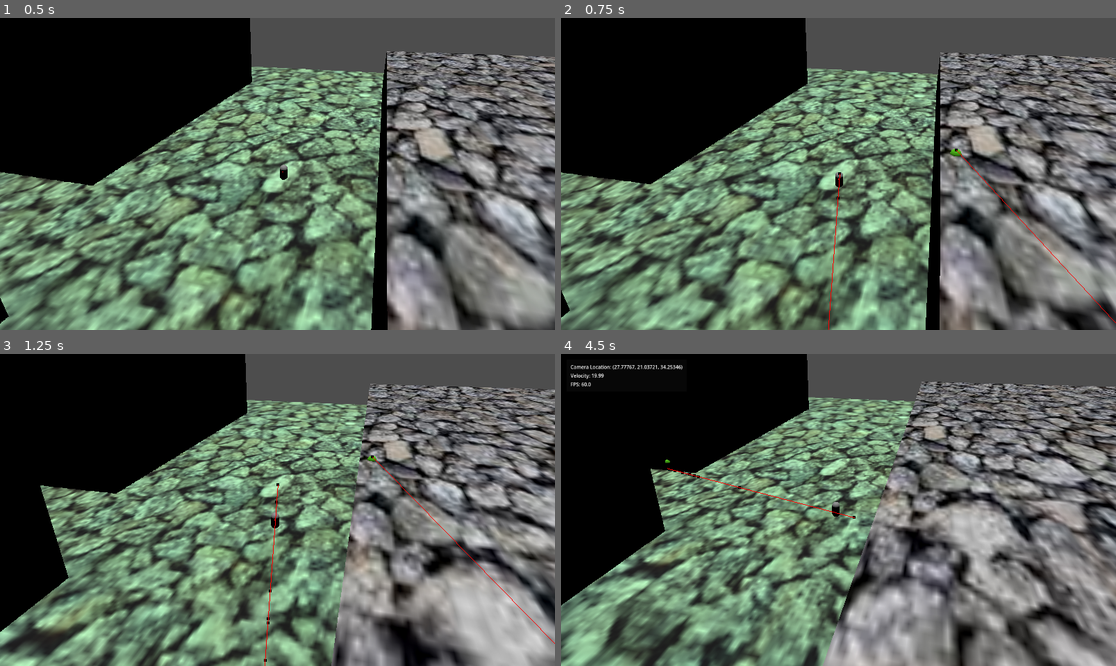
Above: before the commit, frames 1-4 (two rows, left to right).
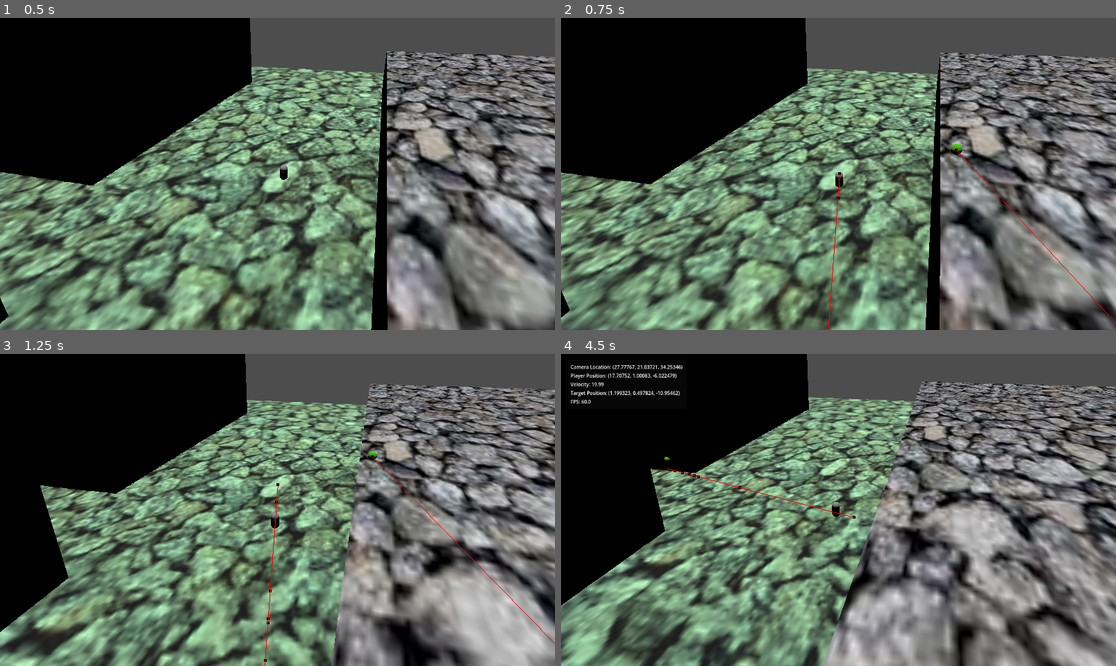
Above: after the commit, the same moments.

Repository: OLIWAPUNK/WSKAZEM
Game: Godot game, scene res://Scenes/World.tscn
The game is run twice, just before and just after one commit, with the same random seed, the same clock (stepped at 60 frames per second) and the same inputs.
Inputs (mouse positions are in pixels of both pictures, inside the frame that each line leads up to):
- Up to frame 1 (0.5 s): no input
- Up to frame 2 (0.75 s): move the mouse to (960, 158) at 0.52 s; click (960, 158) at 0.6 s
- Up to frame 3 (1.25 s): no input
- Up to frame 4 (4.5 s): move the mouse to (727, 525) at 1.27 s; click (727, 525) at 1.35 s; move the mouse to (894, 441) at 2.02 s; click (894, 441) at 2.1 s; move the mouse to (810, 572) at 2.77 s; click (810, 572) at 2.85 s; move the mouse to (1005, 556) at 3.52 s; click (1005, 556) at 3.6 s; tap F1 (debug) at 4.15 s; move the mouse to (672, 463) at 4.27 s; click (672, 463) at 4.35 s

Frame 1 is identical in both runs. In frame 2, less than 0.1% of the frame differs, in the area x 70-73%, y 40-45%; in frame 3, less than 0.1%; in frame 4, 0.5%, in the area x 1-22%, y 6-35%.

Commit message:
Don't accelerate player if not on floor, add debug props

Diff:
--- a/Scenes/World.tscn
+++ b/Scenes/World.tscn
@@ -156,7 +156,7 @@
 mesh = SubResource("SphereMesh_q2d71")
 
 [node name="NavigationAgent3D" type="NavigationAgent3D" parent="PlayerNode/PlayerBody" unique_id=1502227585]
-target_desired_distance = 0.1
+path_max_distance = 3.0
 debug_enabled = true
 
 [node name="DEBUGBITCH" type="MeshInstance3D" parent="." unique_id=784557216]
--- a/Scripts/debug_manager.gd
+++ b/Scripts/debug_manager.gd
@@ -42,3 +42,13 @@
 		prop.add_theme_font_size_override("font_size", 10)
 		props.append(id)
 		container.add_child(prop)
+
+
+func remove_debug_property(id: StringName):
+
+	if props.has(id):
+
+		var target = container.find_child(id, true, false) as Label
+		container.remove_child(target)
+		target.queue_free()
+		props.erase(id)
--- a/Scripts/player_movement.gd
+++ b/Scripts/player_movement.gd
@@ -7,7 +7,6 @@
 @export var ROTATION_SPEED := 10.0
 @export var MOVEMENT_SPEED: float = 20.0
 @export var GRAVITY_MULTIPLIER := 3.5
-@export_range(0.0, 1.0, 0.05) var AIR_CONTROL := 0.3
 
 @onready var target_rotation: Vector3 = player.rotation_degrees
 @onready var gravity: float = (ProjectSettings.get_setting("physics/3d/default_gravity")
@@ -15,7 +14,10 @@
 
 var direction: Vector3 = Vector3.ZERO
 
+
+
 func _ready() -> void:
+
 	assert(player, "Player node not found")
 	assert(navigationAgent, "NavigationAgent3D not found")
 
@@ -24,21 +26,30 @@
 
 func _physics_process(delta):
 
+	Global.debug.add_debug_property("Player Position", player.global_position, 1)
 	Global.debug.add_debug_property("Velocity", snapped(player.velocity.length(), 0.01), 1)
 
 	if not player.is_on_floor():
+
 		print("falling")
 		player.velocity.y -= gravity * delta
 
-	if not navigationAgent.is_navigation_finished():
+
+	if not navigationAgent.is_navigation_finished() and player.is_on_floor():
 
 		var targetPos = navigationAgent.get_next_path_position()
 		direction = player.global_position.direction_to(targetPos)
 		player.velocity = direction * MOVEMENT_SPEED
 
+		Global.debug.add_debug_property("Target Position", targetPos, 1)
+
+
 	if (player.velocity.length_squared() > 0.1):
+
 		var target_angle = atan2(direction.x, direction.z)
 		target_rotation.y = lerp_angle(player.rotation.y, target_angle, ROTATION_SPEED * delta)
+
+
 	player.rotation = target_rotation
 
 	player.move_and_slide()
@@ -49,6 +60,7 @@
 	print("Navigation Finished")
 	movement_indicator.visible = false
 	player.velocity = Vector3.ZERO
+	Global.debug.remove_debug_property("Target Position")
 
 
 func _unhandled_input(_event: InputEvent) -> void:
@@ -68,5 +80,6 @@
 		if intersection.is_empty():
 			return
 		navigationAgent.target_position = intersection.position
+		navigationAgent.target_position.y += 0.5
 		movement_indicator.global_position = navigationAgent.target_position
 		movement_indicator.visible = true
